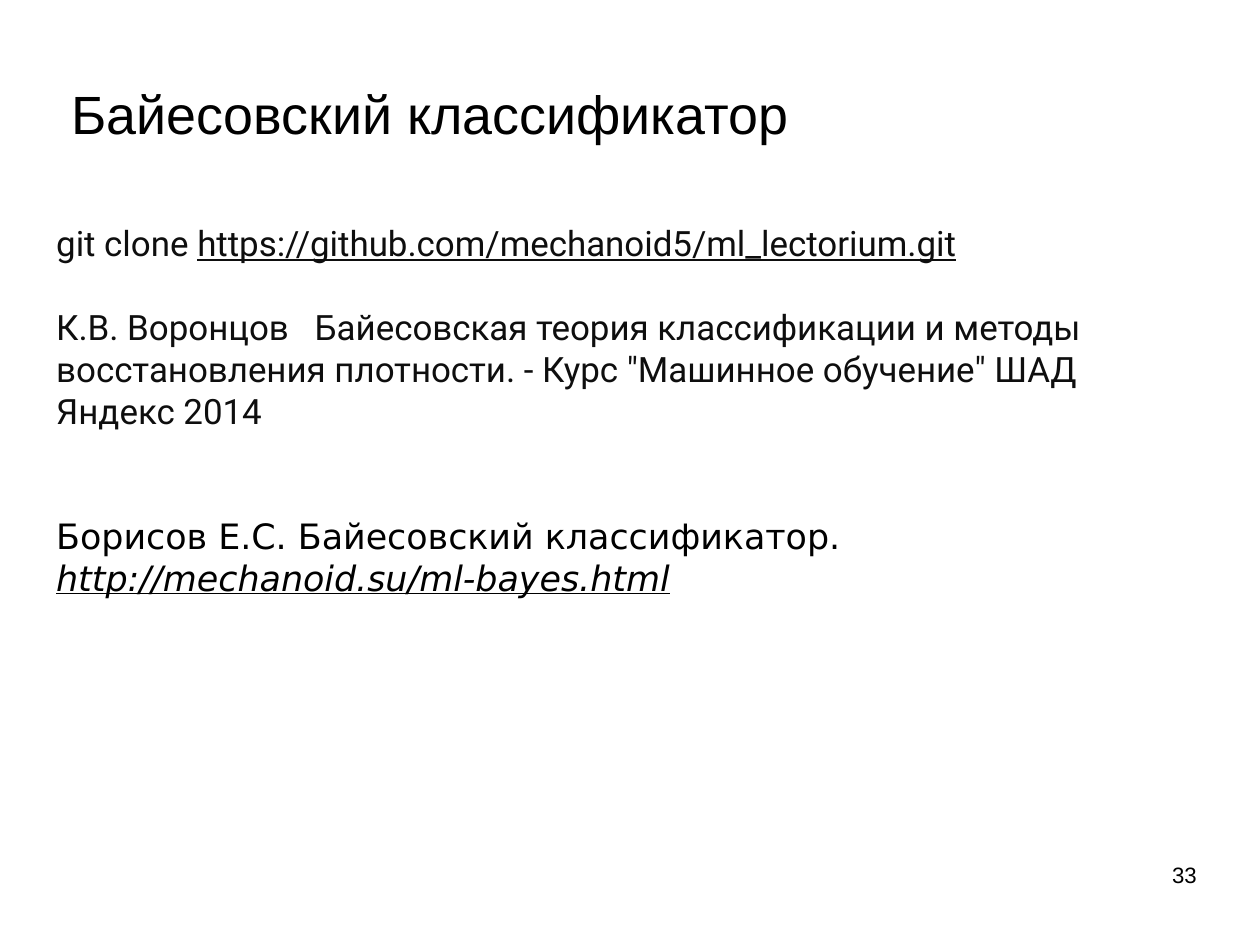
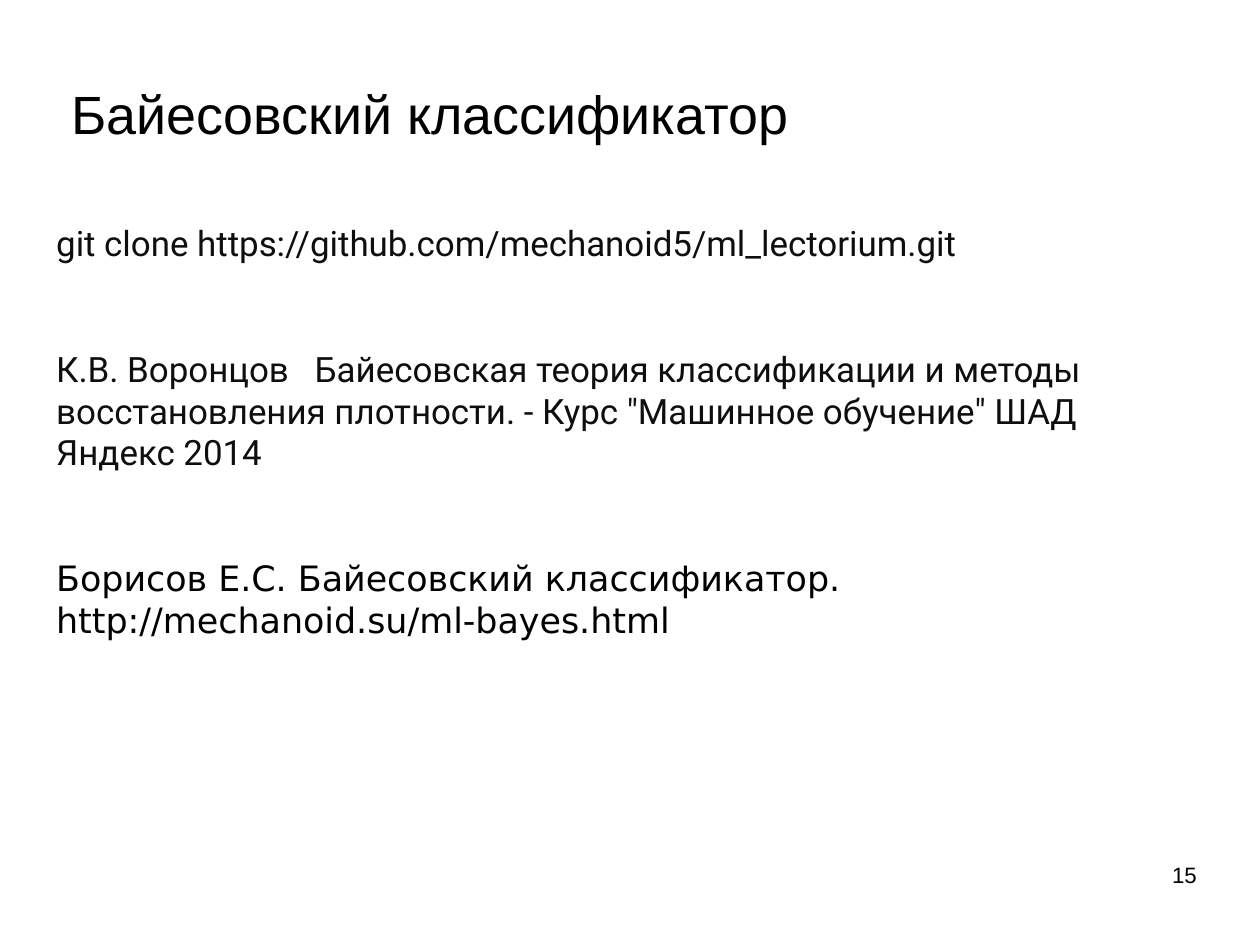
Before and after one commit to mechanoid5/ml_lectorium_legacy, a slide deck: slide 15 of 09-bayes.odp (slide 33 before the commit). Drawn at 1260x945 pixels with LibreOffice and Linux fonts; fonts in the diff are those of the drawing; background and template pictures are left out. Boxes give left, top, right and bottom in pixels: in the first picture for what was removed or moved away, otherwise in the second. Text is boxed around its words. In the diff, an @@ line names an element or a change of style, - is before the commit and + after.

```diff
--- a/09-bayes.odp
+++ b/09-bayes.odp
@@ text at <box>56,229,956,641</box>: underline off in "https://github.com/mechanoid5/ml_lectorium.git", "http://mechanoid.su/ml-bayes.html"; italic off in "http://mechanoid.su/ml-bayes.html" @@
@@ page number at <box>1172,867,1197,884</box>: text changed @@
-33
+15
```
Also in this commit, not shown: 7 other slides changed, 5 slides added, 23 slides removed, 2 other files.
